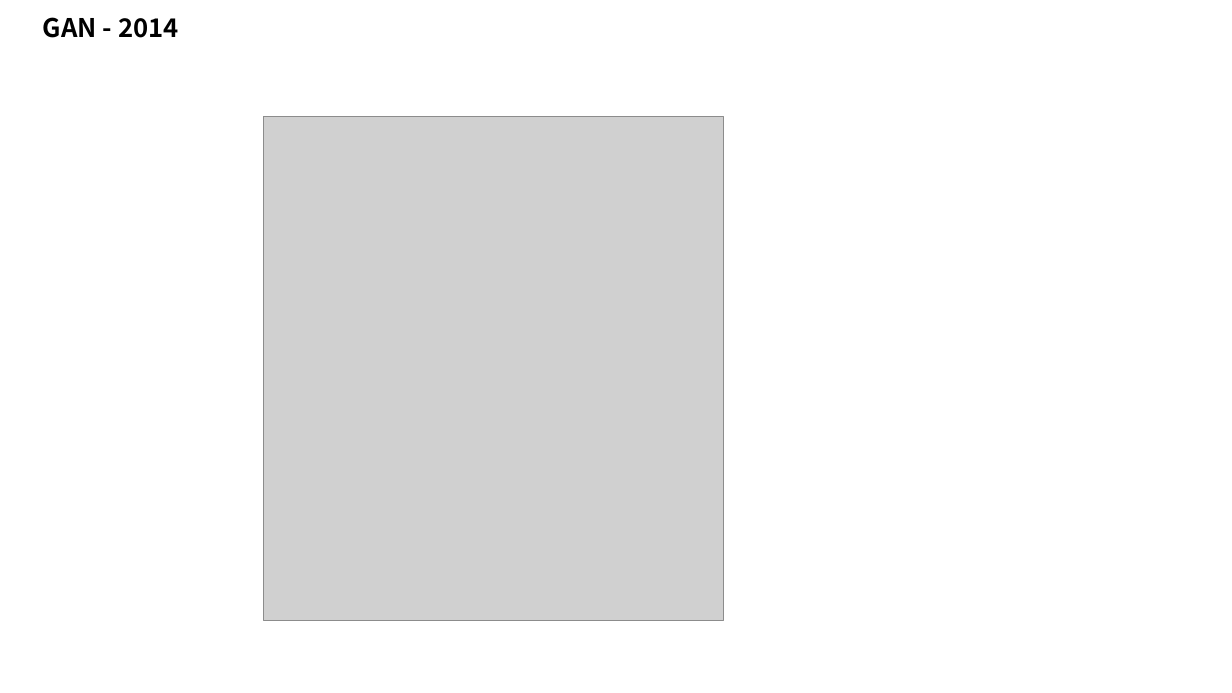
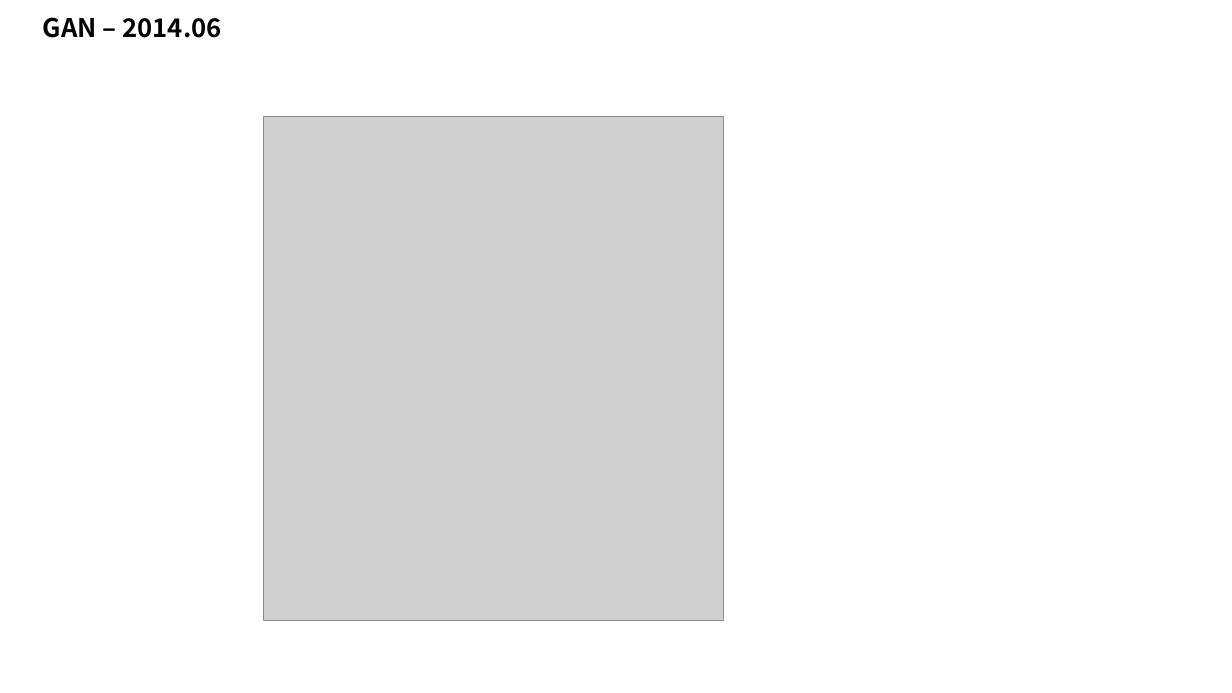
Before and after one commit to taylorguo/GAN_Understanding_Practicing, a slide deck: slide 3 of GAN_Understanding/GANunderstanding.pptx. Drawn at 1232x693 pixels with LibreOffice and Linux fonts; fonts in the diff are those of the drawing; grey boxes stand for pictures. Boxes give left, top, right and bottom in pixels: in the first picture for what was removed or moved away, otherwise in the second. Text is boxed around its words. In the diff, an @@ line names an element or a change of style, - is before the commit and + after.

```diff
--- a/GAN_Understanding/GANunderstanding.pptx
+++ b/GAN_Understanding/GANunderstanding.pptx
@@ text at [43,17,222,38]: text changed @@
-GAN - 2014
+GAN – 2014.06
```
Also in this commit, not shown: 9 other slides changed, 4 other files.
